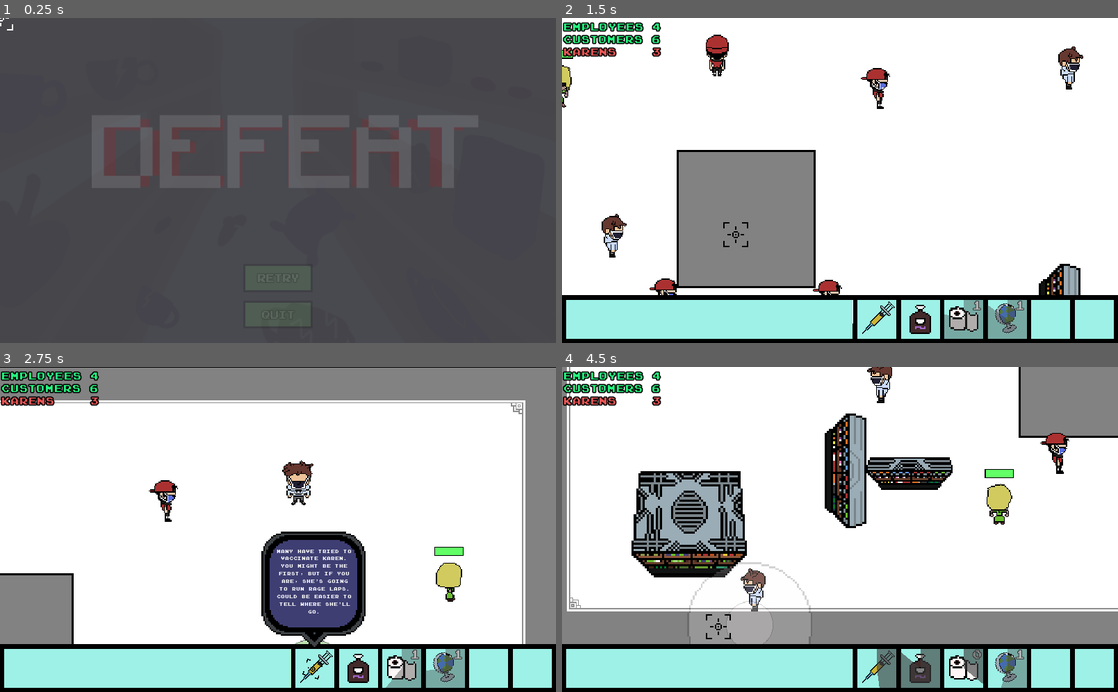
Above: before the commit, frames 1-4 (two rows, left to right).
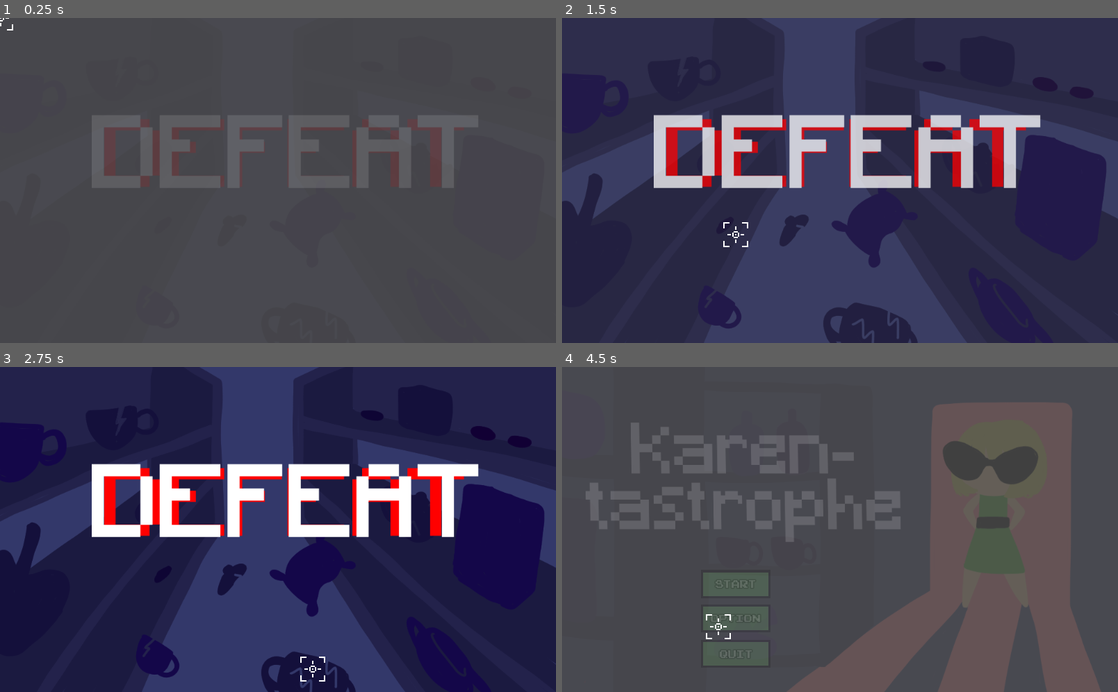
Above: after the commit, the same moments.

Repository: henryliuser/gmtk20
Game: Godot game, scene res://global/LoseRetry.tscn
Two runs of this game, one before a commit and one after it. Both use one fixed random seed, a clock stepped at 60 frames per second and the inputs below. This scene is started directly instead of the project's main scene.
Inputs (mouse positions are in pixels of both pictures, inside the frame that each line leads up to):
- Up to frame 1 (0.25 s): no input
- Up to frame 2 (1.5 s): click (840, 278) at 0.52 s; click (734, 235) at 1.27 s
- Up to frame 3 (2.75 s): move the mouse to (311, 669) at 2.02 s; hold 1 (cam_1) from 2.03 s (still down); click (311, 669) at 2.17 s
- Up to frame 4 (4.5 s): move the mouse to (917, 669) at 2.77 s; release 1 (cam_1) at 2.78 s; tap 2 (cam_2) at 2.85 s; click (917, 669) at 2.92 s; move the mouse to (962, 666) at 3.52 s; hold 3 (cam_3) 3.53-4.25 s; click (962, 666) at 3.67 s; click (717, 627) at 4.27 s

The runs differ from the first frame. In frame 1, 0.1% of the frame differs, in the area x 46-54%, y 78-93%; in frame 2, 100%, in the area x 0-100%, y 0-100%; in frame 3, 93%; in frame 4, 100%.
Error before the commit: Invalid set index 'rect_position' (on base: 'previously freed instance') with value of type 'Vector2'. (res://Characters/Karen.gd:143)

Commit message:
mouse input only works on left

Diff:
--- a/Characters/Karen.gd
+++ b/Characters/Karen.gd
@@ -16,6 +16,10 @@
 onready var k = [load("res://Assets/SFX/kar1.wav"),
 				load("res://Assets/SFX/kar2.wav"),
 				load("res://Assets/SFX/growl1.wav")]
+onready var hurts = [load("res://Assets/SFX/hurt1.wav"),
+					load("res://Assets/SFX/hurt2.wav"),
+					load("res://Assets/SFX/hurt3.wav"),
+					load("res://Assets/SFX/hurt4.wav")]
 var vax_instances = 0
 var vax_center = Vector2()
 
@@ -116,11 +120,14 @@
 	get_parent().queue_free()
 
 var hitstun = 0
-func hit(dmg, source):
+func hit(dmg, source, stun = 20):
 	hp -= dmg
 	hpbar.value = hp * 10
-	hitstun = 20
+	hitstun = stun
 	velocity = source-global_position.normalized()*200
+	audio.stream = hurts[randi()%4]
+	audio.pitch_scale = 0.75 + randf()/2 if audio.stream != hurts[1] else 1.5
+	audio.play()
 	if hp <= 0: die()
 
 func enrage():
--- a/Items/AOE.gd
+++ b/Items/AOE.gd
@@ -3,7 +3,7 @@
 var clicked = false
 
 func _input(event):
-	if event is InputEventMouseButton and event.pressed and !clicked:
+	if event is InputEventMouseButton and event.pressed and !clicked and event.button_index == BUTTON_LEFT:
 		clicked = true
 		var item
 		if thing != "":
--- a/Items/singularGlobe.tscn
+++ b/Items/singularGlobe.tscn
@@ -31,7 +31,6 @@
 position = Vector2( 12.5277, 5.83833 )
 scale = Vector2( 1.5, 1.5 )
 frames = SubResource( 1 )
-frame = 2
 playing = true
 
 [node name="Area2D" type="Area2D" parent="."]
--- a/global/HUDButton.gd
+++ b/global/HUDButton.gd
@@ -15,7 +15,7 @@
 var tooltip_delay = 0
 
 func _input(event):
-	if event is InputEventMouseButton and event.pressed and mouse_inside:
+	if event is InputEventMouseButton and event.pressed and mouse_inside and event.button_index == BUTTON_LEFT:
 		_on_HUDButton_pressed()
 
 func _ready():
--- a/global/LoseRetry.tscn
+++ b/global/LoseRetry.tscn
@@ -46,10 +46,10 @@
 "_edit_use_anchors_": false
 }
 
-[node name="Quit" type="Node2D" parent="."]
-position = Vector2( 512, 547.389 )
+[node name="Quit" type="Node2D" parent="Label"]
+position = Vector2( 450, 447.389 )
 
-[node name="Quit" type="TextureButton" parent="Quit"]
+[node name="Quit" type="TextureButton" parent="Label/Quit"]
 modulate = Color( 0.470588, 0.894118, 0.4, 1 )
 margin_left = -64.0
 margin_top = -26.0
@@ -62,7 +62,7 @@
 "_edit_use_anchors_": false
 }
 
-[node name="Label" type="Label" parent="Quit"]
+[node name="Label" type="Label" parent="Label/Quit"]
 margin_left = -52.5
 margin_top = -18.0
 margin_right = 52.5
@@ -75,10 +75,10 @@
 "_edit_use_anchors_": false
 }
 
-[node name="Start" type="Node2D" parent="."]
-position = Vector2( 512, 480 )
+[node name="Start" type="Node2D" parent="Label"]
+position = Vector2( 450, 380 )
 
-[node name="Start" type="TextureButton" parent="Start"]
+[node name="Start" type="TextureButton" parent="Label/Start"]
 modulate = Color( 0.470588, 0.894118, 0.4, 1 )
 margin_left = -64.0
 margin_top = -26.0
@@ -91,7 +91,7 @@
 "_edit_use_anchors_": false
 }
 
-[node name="Label" type="Label" parent="Start"]
+[node name="Label" type="Label" parent="Label/Start"]
 margin_left = -52.5
 margin_top = -18.0
 margin_right = 52.5
@@ -111,5 +111,5 @@
 volume_db = -7.068
 pitch_scale = 1.13
 autoplay = true
-[connection signal="pressed" from="Quit/Quit" to="." method="_on_Quit_pressed"]
-[connection signal="pressed" from="Start/Start" to="." method="_on_Start_pressed"]
+[connection signal="pressed" from="Label/Quit/Quit" to="." method="_on_Quit_pressed"]
+[connection signal="pressed" from="Label/Start/Start" to="." method="_on_Start_pressed"]
--- a/global/cursor.gd
+++ b/global/cursor.gd
@@ -9,7 +9,7 @@
 	Input.set_mouse_mode(Input.MOUSE_MODE_HIDDEN)
 
 func _input(event):
-	if event is InputEventMouseButton and event.pressed: click()
+	if event is InputEventMouseButton and event.pressed and event.button_index == BUTTON_LEFT: click()
 
 func _physics_process(delta):
 	if justSelected: justSelected = false
